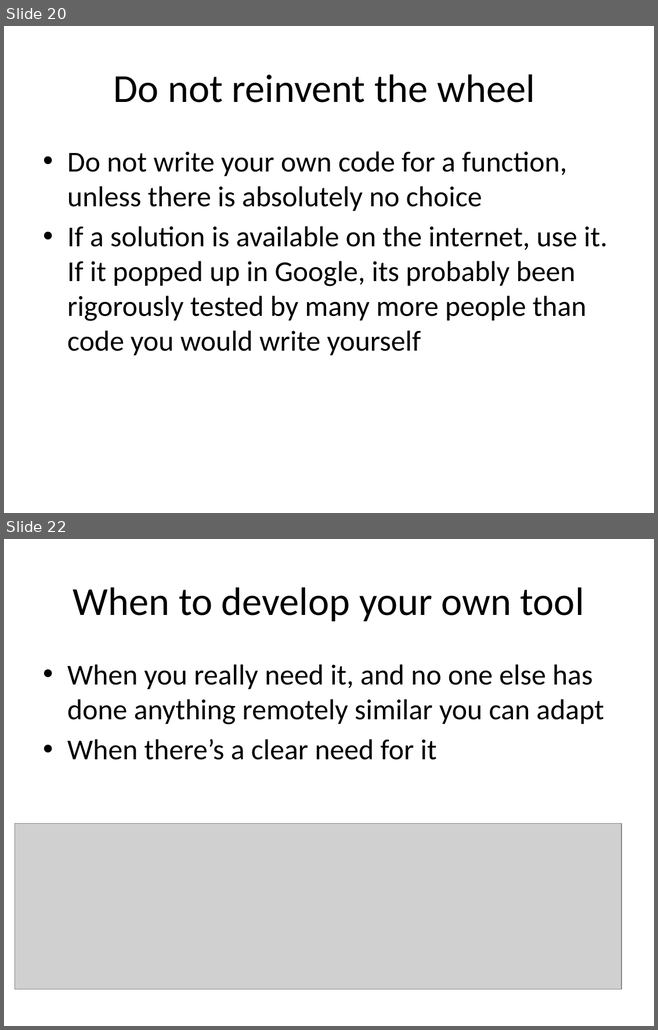
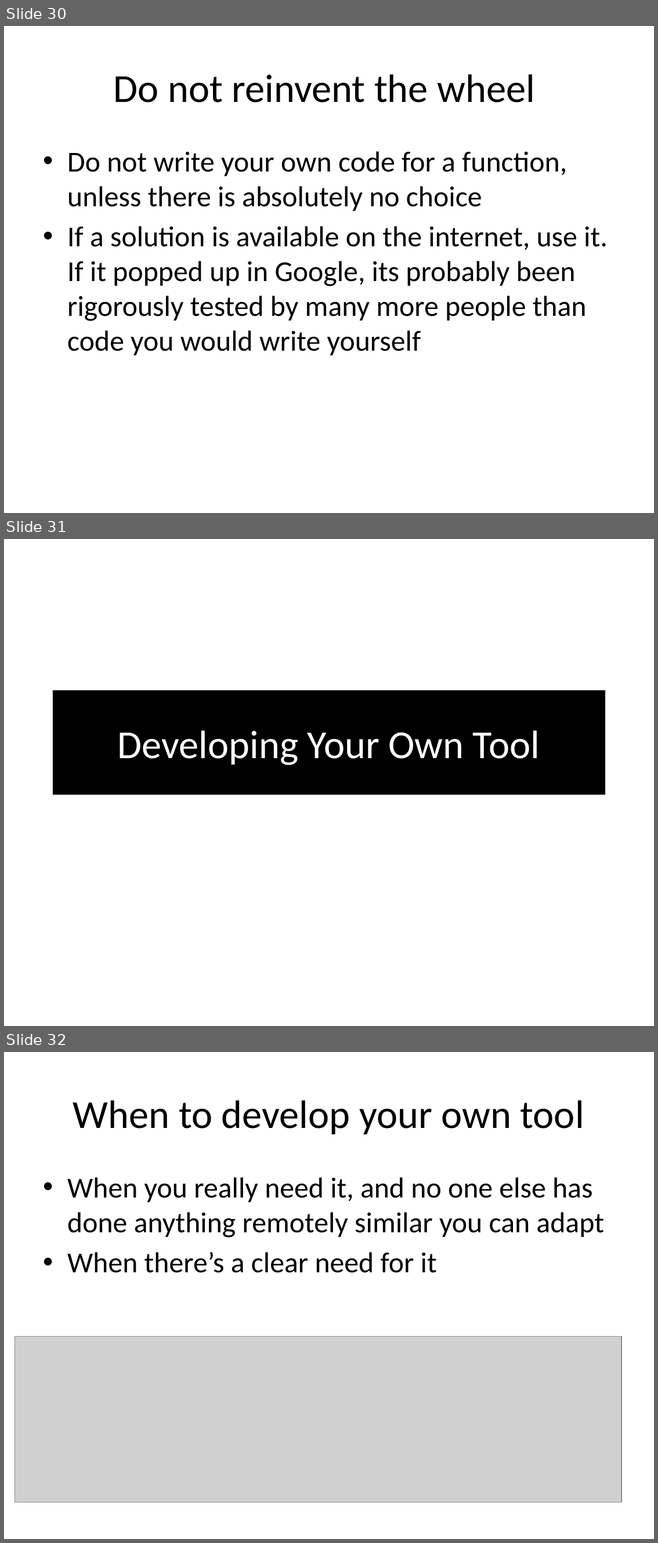
Before and after one commit to lkloh/USArray, a slide deck: BasicsOfCoding/BasicsOfCoding.pptx. Shown one above the other, each under a label of ours: slides 20 and 22 before the commit, slides 30, 31 and 32 after it; the slides between them are not shown. The pictures are 658x1030 and 658x1543 pixels, drawn with LibreOffice and Linux fonts; fonts in the diff are those of the drawing; grey boxes stand for pictures. Boxes give left, top, right and bottom in pixels: in the first picture for what was removed or moved away, otherwise in the second. Text is boxed around its words. In the diff, an @@ line names an element or a change of style, - is before the commit and + after.

```diff
--- a/BasicsOfCoding/BasicsOfCoding.pptx
+++ b/BasicsOfCoding/BasicsOfCoding.pptx
@@ slide 31 added at [4,539,654,1026], background #FFFFFF @@
@@ title added at [53,690,605,795], fill #000000, 44 pt, text #FFFFFF @@
+Developing Your Own Tool
@@ what was slide 20 is now slide 30 @@
@@ what was slide 22 is now slide 32 @@
```
Also in this commit, not shown: 2 slides changed, 12 other slides added, 5 slides removed, 3 other files.
